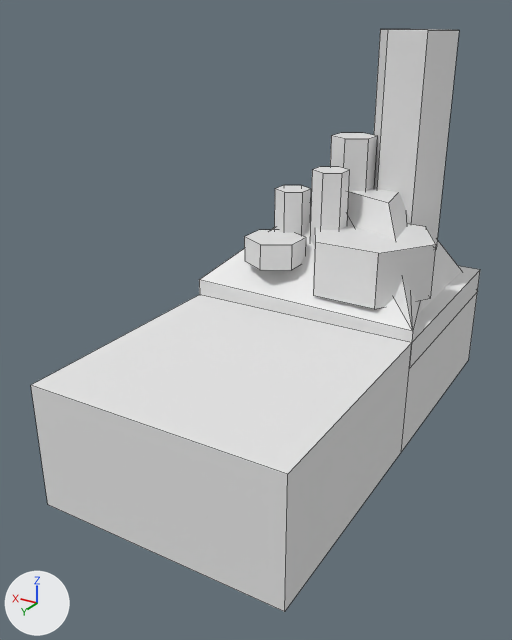
One commit to the Blender file media/tetrahedron.blend: the scene before it, then after it.
Rendered twice from a camera (50 mm lens) standing at (-2.53, 5.89, 2.33) and looking at (0.18, 1.38, 0.07). Lighting does not change. The marker at lower left points along +X, +Y and +Z. Mesh edges are drawn as thin lines.

The first picture shows 'Floor', 'Floor.001', 'Plane.001'.
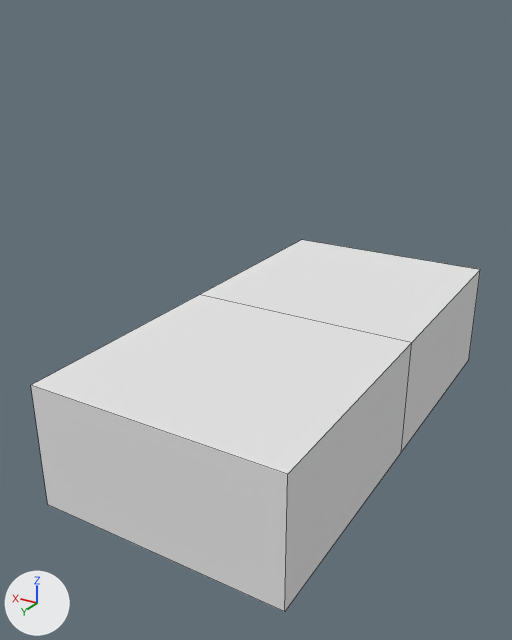
Pixel boxes [x1, y1, x2, y2] of what changed, in the pictures (512 x 640 px):
'Plane.001', hidden
    before: [199, 29, 462, 343]
'Floor', unchanged, uncovered by the edit
    before: [401, 266, 480, 452]
    after: [200, 240, 480, 452]

Patch to the scene script:
```diff
--- a/media/tetrahedron.blend.py
+++ b/media/tetrahedron.blend.py
@@ ob_plane_001 @@
 ob_plane_001.location = (0.0, 0.0, -0.074)
+ob_plane_001.hide_render = True
```
